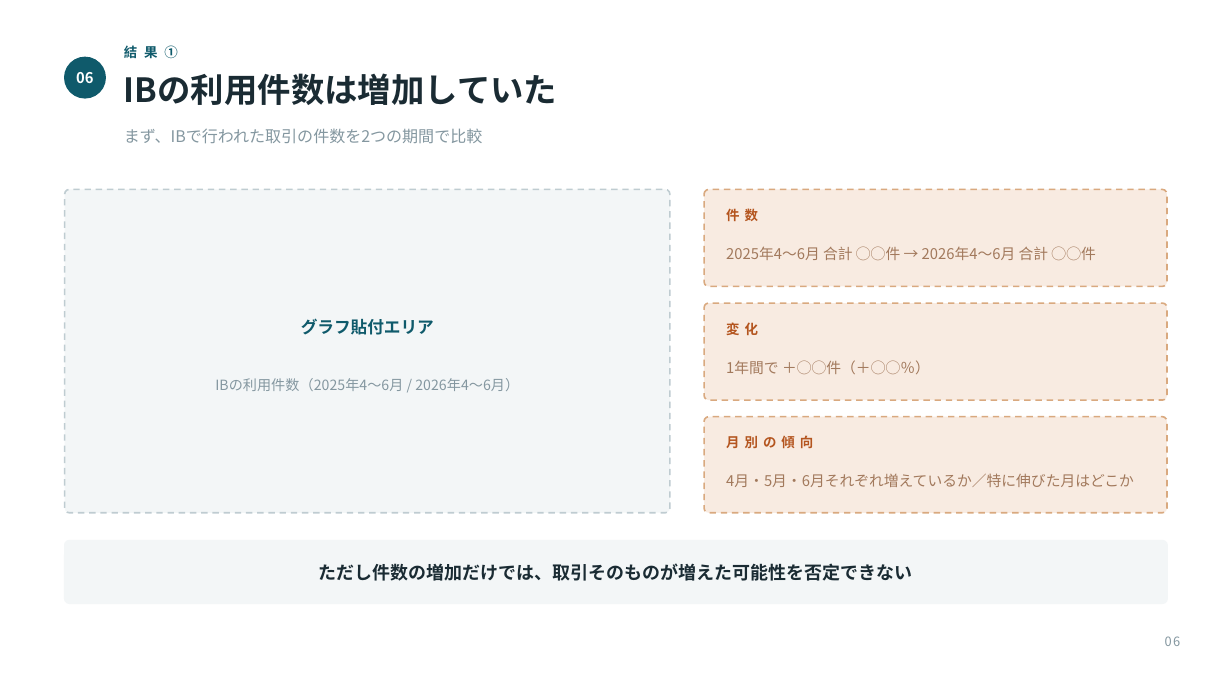
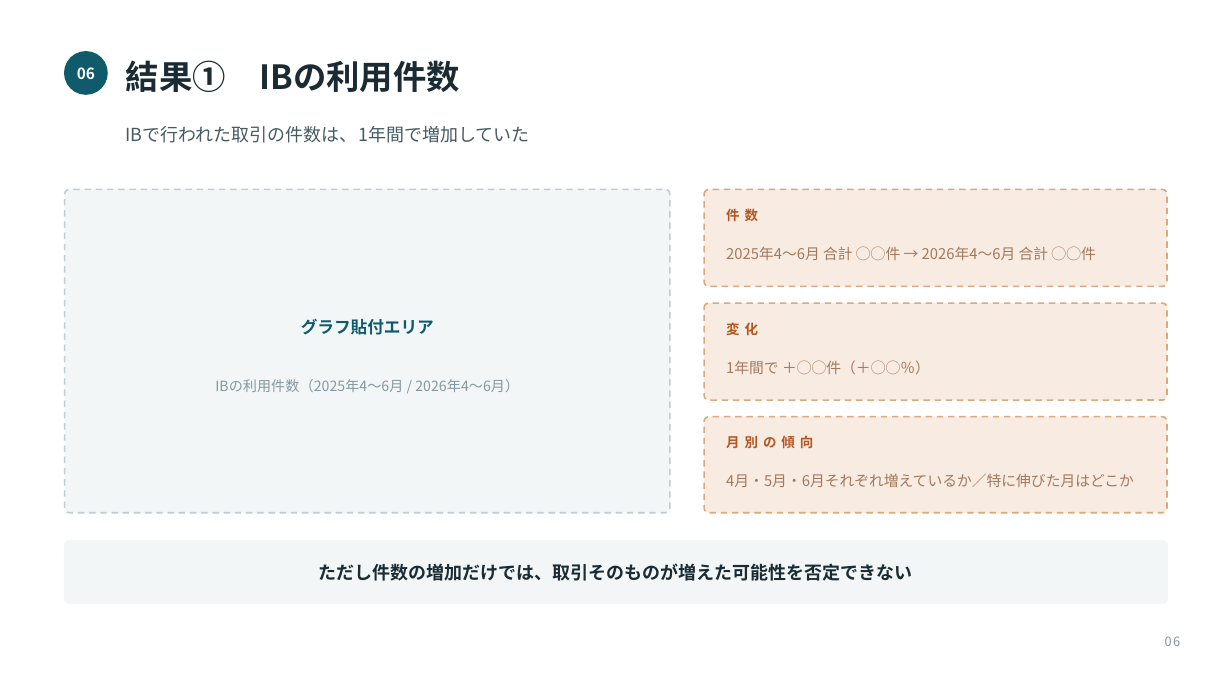
Before and after one commit to takumi66666/my-website, a slide deck: slide 6 of presentation/DYNATREK_成果発表.pptx. Drawn at 1232x693 pixels with LibreOffice and Linux fonts; fonts in the diff are those of the drawing. Boxes give left, top, right and bottom in pixels: in the first picture for what was removed or moved away, otherwise in the second. Text is boxed around its words. In the diff, an @@ line names an element or a change of style, - is before the commit and + after.

```diff
--- a/presentation/DYNATREK_成果発表.pptx
+++ b/presentation/DYNATREK_成果発表.pptx
@@ text "06" at <box>77,67,95,79</box>: size 11.5 to 12 pt @@
@@ ellipse: place and size @@
-ellipse at <box>65,57,105,98</box>
+ellipse at <box>65,52,107,94</box>
@@ text removed at <box>124,73,557,105</box> @@
-IBの利用件数は増加していた
@@ text at <box>126,60,460,92</box>: text changed; size 10.5 to 26 pt; text colour #0F5A6B to #1A2B33 @@
-結 果 ①
+結果① IBの利用件数
@@ text at <box>126,126,530,143</box>: text changed; size 12.5 to 14 pt; text colour #8497A0 to #465A63 @@
-まず、IBで行われた取引の件数を2つの期間で比較
+IBで行われた取引の件数は、1年間で増加していた
```
Also in this commit, not shown: 8 other slides changed, 1 other file.
